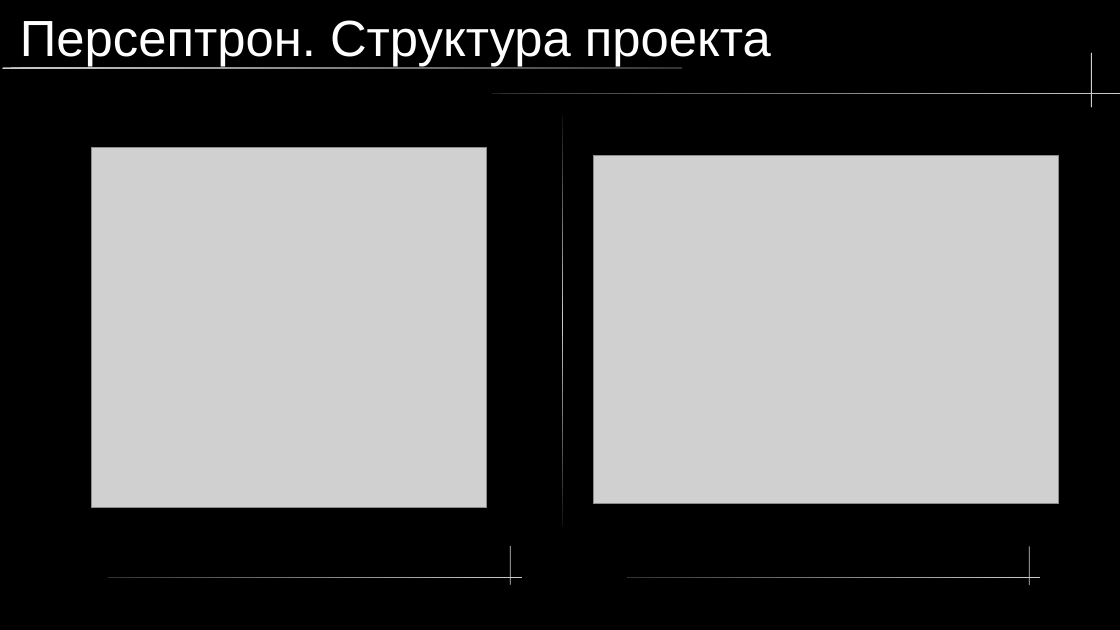
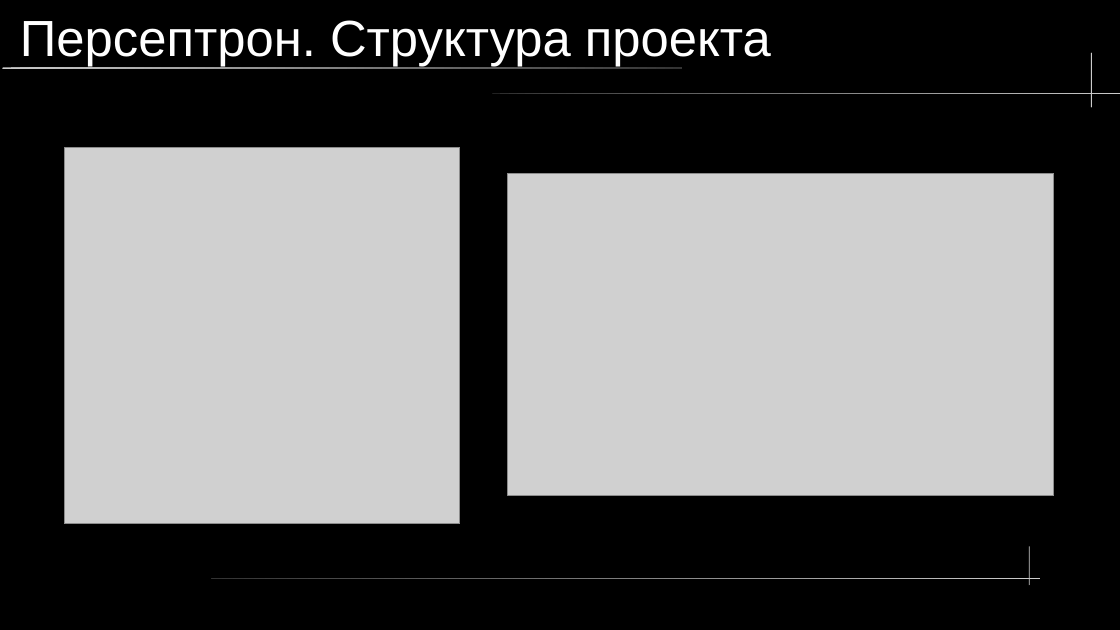
Before and after one commit to maykitbo/multilayer_perceptron, a slide deck: slide 10 of pres.odp (slide 9 before the commit). Drawn at 1120x630 pixels with LibreOffice and Linux fonts; fonts in the diff are those of the drawing; grey boxes stand for pictures. Boxes give left, top, right and bottom in pixels: in the first picture for what was removed or moved away, otherwise in the second. Text is boxed around its words. In the diff, an @@ line names an element or a change of style, - is before the commit and + after.

```diff
--- a/pres.odp
+++ b/pres.odp
@@ freeform shape removed at (x1=562, y1=115, x2=563, y2=526) @@
@@ picture resized from (x1=91, y1=148, x2=487, y2=508) to (x1=64, y1=147, x2=460, y2=524) @@
@@ picture resized from (x1=594, y1=155, x2=1059, y2=504) to (x1=508, y1=174, x2=1054, y2=497) @@
@@ freeform shape removed at (x1=510, y1=546, x2=511, y2=584) @@
@@ rounded rectangle removed at (x1=109, y1=577, x2=522, y2=578) @@
@@ rounded rectangle resized from (x1=627, y1=577, x2=1041, y2=578) to (x1=211, y1=578, x2=1041, y2=579) @@
```
Also in this commit, not shown: 8 other slides changed, 1 slide added, 4 other files.
